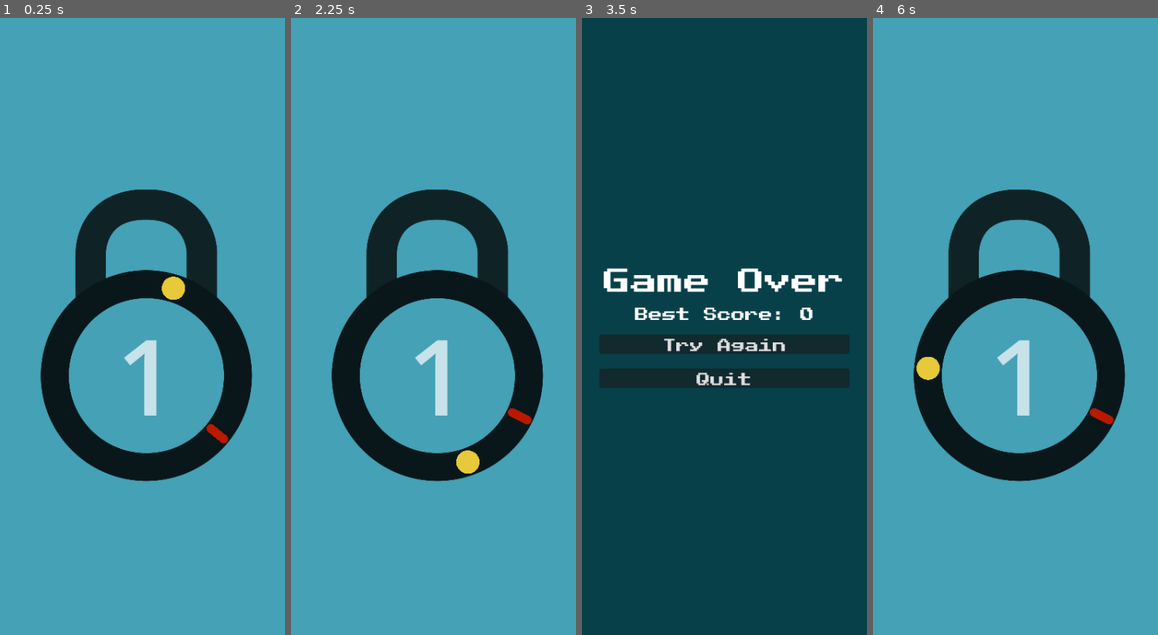
Above: before the commit, frames 1-4 (left to right).
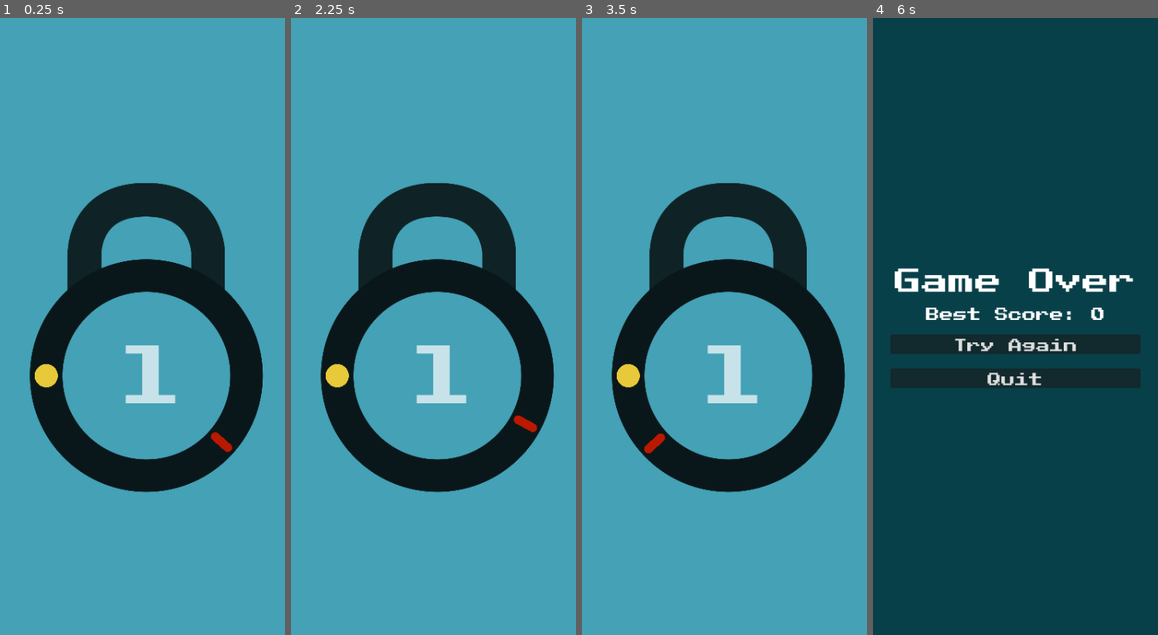
Above: after the commit, the same moments.

Repository: rob-not-bob/lock-breaker
Game: Godot game, scene res://scenes/main.tscn
The game is run twice, just before and just after one commit, with the same random seed, the same clock (stepped at 60 frames per second) and the same inputs.
Inputs (mouse positions are in pixels of both pictures, inside the frame that each line leads up to):
- Up to frame 1 (0.25 s): no input
- Up to frame 2 (2.25 s): move the mouse to (496, 295) at 0.52 s; click (496, 295) at 0.6 s; move the mouse to (376, 357) at 1.27 s; click (376, 357) at 1.35 s; click "Try Again" at 2 s
- Up to frame 3 (3.5 s): move the mouse to (753, 190) at 2.77 s; click (753, 190) at 2.85 s
- Up to frame 4 (6 s): click (1015, 345) at 3.5 s, where only the run before the commit has a clickable "Try Again"; click (1015, 345) at 4.25 s, where only the run after the commit has a clickable "Try Again"; move the mouse to (1001, 449) at 5.02 s; click (1001, 449) at 5.1 s; click (1015, 345) at 5.75 s, where only the run before the commit has a clickable "Try Again"

The runs differ from the first frame. In frame 1, 9.0% of the frame differs, in the area x 10-93%, y 26-77%; in frame 2, 9.0%; in frame 3, 99%; in frame 4, 99%, in the area x 0-100%, y 0-100%.

Commit message:
Added level difficulty

Diff:
--- /dev/null
+++ b/bgm.tscn
@@ -0,0 +1,8 @@
+[gd_scene load_steps=2 format=3 uid="uid://bneiarbw7thba"]
+
+[ext_resource type="AudioStream" uid="uid://b0yd33ru7dgct" path="res://assets/alex-productions-cyberpunk-computer-game-idra(chosic.com).mp3" id="1_yd6o5"]
+
+[node name="BGM" type="AudioStreamPlayer"]
+stream = ExtResource("1_yd6o5")
+volume_db = -28.0
+autoplay = true
--- a/project.godot
+++ b/project.godot
@@ -20,6 +20,7 @@
 _Utils="*res://scripts/Utils.gd"
 SceneSwitcher="*res://scripts/scene_switcher.gd"
 GameSaver="*res://scripts/game_saver.gd"
+Bgm="*res://bgm.tscn"
 
 [display]
 
@@ -38,6 +39,10 @@
 ]
 }
 
+[physics]
+
+common/physics_ticks_per_second=120
+
 [rendering]
 
 renderer/rendering_method="mobile"
--- a/scenes/coin_spawner.gd
+++ b/scenes/coin_spawner.gd
@@ -1,6 +1,6 @@
 extends Node2D
 
-@export var min_coin_spawn_distance = PI / 4;
+@export var min_coin_spawn_distance = PI / 3;
 @onready var coin_scene = preload("res://scenes/coin.tscn");
 
 var _coin_scale: float = 1;
@@ -8,13 +8,14 @@
 	_coin_scale = 1;
 
 var coin = null;
-func spawn_coin(center: Vector2, radius: float, angle: float):
+func spawn_coin(center: Vector2, radius: float, angle: float, spawn_distance_override = null):
 	coin = coin_scene.instantiate();
+	var min_spawn_distance = spawn_distance_override if spawn_distance_override else min_coin_spawn_distance;
 
-	coin.global_position = MyUtils.get_position_about_point(center, radius, -min_coin_spawn_distance);
+	coin.global_position = MyUtils.get_position_about_point(center, radius, -min_spawn_distance);
 	coin.global_position = MyUtils.get_position_about_point(center, radius, randf_range(
-		angle + min_coin_spawn_distance,
-		angle + 2 * PI - min_coin_spawn_distance
+		angle + min_spawn_distance,
+		angle + 2 * PI - min_spawn_distance
 	));
 
 	add_child(coin);
--- a/scenes/game_over_screen.gd
+++ /dev/null
@@ -1,14 +0,0 @@
-extends CanvasLayer
-
-var best_score = 0;
-func _ready():
-	best_score = SceneSwitcher.get_param("best_score", 0);
-	if not best_score:
-		best_score = 0;
-	$VBoxContainer/BestScore.text = "Best Score: " + str(best_score);
-
-func _on_quit_button_up():
-	get_tree().quit();
-
-func _on_try_again_button_up():
-	SceneSwitcher.change_scene("res://scenes/main.tscn", {"difficulty": best_score + 1 });
--- a/scenes/game_over_screen.tscn
+++ /dev/null
@@ -1,60 +0,0 @@
-[gd_scene load_steps=3 format=3 uid="uid://hsk3g3tt86gd"]
-
-[ext_resource type="Script" path="res://scenes/game_over_screen.gd" id="1_lrsry"]
-[ext_resource type="Theme" uid="uid://7ufvk254irrw" path="res://ui_theme.tres" id="2_bnhkj"]
-
-[node name="TryAgain" type="CanvasLayer"]
-script = ExtResource("1_lrsry")
-
-[node name="ColorRect" type="ColorRect" parent="."]
-anchors_preset = 15
-anchor_right = 1.0
-anchor_bottom = 1.0
-offset_right = 3.0
-grow_horizontal = 2
-grow_vertical = 2
-color = Color(0.0313726, 0.25098, 0.290196, 1)
-
-[node name="VBoxContainer" type="VBoxContainer" parent="."]
-anchors_preset = 15
-anchor_right = 1.0
-anchor_bottom = 1.0
-offset_left = 24.0
-offset_top = -1.0
-offset_right = -24.0
-offset_bottom = 1.0
-grow_horizontal = 2
-grow_vertical = 2
-theme_override_constants/separation = 20
-alignment = 1
-metadata/_edit_lock_ = true
-
-[node name="GameOver" type="Label" parent="VBoxContainer"]
-layout_mode = 2
-theme = ExtResource("2_bnhkj")
-theme_override_font_sizes/font_size = 37
-text = "Game Over"
-horizontal_alignment = 1
-vertical_alignment = 1
-autowrap_mode = 2
-
-[node name="BestScore" type="Label" parent="VBoxContainer"]
-layout_mode = 2
-theme = ExtResource("2_bnhkj")
-text = "Best Score: 0"
-horizontal_alignment = 1
-vertical_alignment = 1
-autowrap_mode = 2
-
-[node name="TryAgain" type="Button" parent="VBoxContainer"]
-layout_mode = 2
-theme = ExtResource("2_bnhkj")
-text = "Try Again"
-
-[node name="Quit" type="Button" parent="VBoxContainer"]
-layout_mode = 2
-theme = ExtResource("2_bnhkj")
-text = "Quit"
-
-[connection signal="button_up" from="VBoxContainer/TryAgain" to="." method="_on_try_again_button_up"]
-[connection signal="button_up" from="VBoxContainer/Quit" to="." method="_on_quit_button_up"]
--- a/scenes/lock.gd
+++ b/scenes/lock.gd
@@ -1,15 +1,45 @@
 extends Node2D
 
 signal lock_lost(best_score: int);
-signal lock_won(beaten_lock_difficulty: int);
+signal lock_won(beaten_lock_difficulty: int, new_speed: float);
 
 @onready var bg: Sprite2D = $lock_body/background;
 @onready var fg: Sprite2D = $lock_body/foreground;
 @onready var track: Track = $lock_body/track;
 @onready var countdown: Label = $lock_body/countdown;
 
-@export var lock_difficulty: int = 1;
-var current_difficulty: int = lock_difficulty;
+@export_group("Lock Difficulty")
+@export var lock_difficulty: int = 1:
+	set(difficulty):
+		lock_difficulty = difficulty;
+		current_difficulty = lock_difficulty;
+	get:
+		return lock_difficulty;
+
+@export_group("Lock Speed")
+@export var max_lock_speed: float = 7.0;
+@export var lock_speed: float = 2.0:
+	set(speed):
+		lock_speed = min(speed, max_lock_speed);
+		track.rotation_speed = lock_speed;
+	get:
+		return lock_speed;
+
+@export_group("Coin Spawn Distance")
+@export var first_coin_spawn_distance: float = PI;
+@export var min_coin_spawn_distance: float = PI / 3:
+	set(spawn_distance):
+		min_coin_spawn_distance = spawn_distance;
+		$lock_body/track/coin_spawner.min_coin_spawn_distance = min_coin_spawn_distance;
+	get:
+		return min_coin_spawn_distance;
+
+var current_difficulty: int = lock_difficulty:
+	set(difficulty):
+		current_difficulty = difficulty;
+		countdown.text = str(current_difficulty);
+	get:
+		return current_difficulty;
 
 func lock() -> Signal:
 	$AnimationPlayer.play_backwards("unlock");
@@ -23,11 +53,6 @@
 	$AnimationPlayer.play("fail");
 	return $AnimationPlayer.animation_finished;
 
-func set_lock_difficulty(difficulty: int) -> void:
-	lock_difficulty = difficulty;
-	_set_difficulty(difficulty);
-
-
 func _ready():
 	var bgWidth = bg.texture.get_width() * bg.scale.x;
 	var fgWidth = fg.texture.get_width() * fg.scale.x;
@@ -37,33 +62,33 @@
 	var radius = fgWidth / 2 + trackWidth / 2;
 
 	track.initialize(center, radius, trackWidth);
-	track.create_coin();
-
-func _set_difficulty(difficulty: int):
-	current_difficulty = difficulty;
-	countdown.text = str(current_difficulty);
+	track.create_coin(first_coin_spawn_distance);
 
 func _on_coin_collected():
 	if current_difficulty <= 0:
 		return;
-	_set_difficulty(current_difficulty - 1);
+	current_difficulty -= 1;
 
 	if current_difficulty == 0:
 		_on_win();
 	else:
-		$lock_body/track.create_coin();
+		track.create_coin();
 
 func _on_win():
-	var old_direction = $lock_body/track.direction;
-	$lock_body/track.direction = 0;
-	lock_won.emit(lock_difficulty);
+	var old_direction = track.direction;
+	track.direction = 0;
 
 	await unlock();
 	await lock();
 
-	set_lock_difficulty(lock_difficulty + 1);
-	$lock_body/track.create_coin();
-	$lock_body/track.direction = old_direction;
+	lock_difficulty += 1;
+	if lock_difficulty % 3 == 0:
+		lock_speed += 0.125;
+
+	lock_won.emit(lock_difficulty, lock_speed);
+
+	track.create_coin(first_coin_spawn_distance);
+	track.direction = old_direction;
 
 func _on_lose():
 	await lose();
--- a/scenes/lock.tscn
+++ b/scenes/lock.tscn
@@ -7,6 +7,7 @@
 [ext_resource type="PackedScene" uid="uid://bpy1hd0buwsk4" path="res://scenes/track.tscn" id="4_mem34"]
 [ext_resource type="AudioStream" uid="uid://lfiu78bu6l4l" path="res://assets/unlock.mp3" id="4_r64xg"]
 [ext_resource type="Texture2D" uid="uid://rlt4uisyrxs" path="res://assets/lock_body_bw.png" id="5_rqpu6"]
+[ext_resource type="Theme" uid="uid://7ufvk254irrw" path="res://ui_theme.tres" id="6_bq63j"]
 
 [sub_resource type="Animation" id="Animation_tvi3e"]
 length = 0.001
@@ -96,7 +97,7 @@
 "times": PackedFloat32Array(0, 0.1, 0.3, 0.5),
 "transitions": PackedFloat32Array(1, 1, 1, 1),
 "update": 0,
-"values": [Vector2(0, 0), Vector2(6, 0), Vector2(-6, 0), Vector2(0, 0)]
+"values": [Vector2(0, 0), Vector2(8, 0), Vector2(-8, 0), Vector2(0, 0)]
 }
 
 [sub_resource type="Animation" id="Animation_h8shh"]
@@ -139,7 +140,7 @@
 "times": PackedFloat32Array(0, 0.2, 0.4, 1),
 "transitions": PackedFloat32Array(1, 1, 1, 1),
 "update": 0,
-"values": [Vector2(196, 306), Vector2(196, 316), Vector2(196, 306), Vector2(261, 271)]
+"values": [Vector2(196, 285), Vector2(196, 304), Vector2(196, 285), Vector2(284, 248)]
 }
 tracks/2/type = "value"
 tracks/2/imported = false
@@ -204,7 +205,7 @@
 [node name="shackle" type="Sprite2D" parent="."]
 modulate = Color(0.0392157, 0.0901961, 0.0980392, 1)
 position = Vector2(196, 306)
-scale = Vector2(0.333, 0.333)
+scale = Vector2(0.37, 0.37)
 texture = ExtResource("2_elh8l")
 
 [node name="pixel_shackle" type="Sprite2D" parent="."]
@@ -219,13 +220,13 @@
 [node name="background" type="Sprite2D" parent="lock_body"]
 modulate = Color(0.0392157, 0.0901961, 0.101961, 1)
 position = Vector2(196, 483)
-scale = Vector2(0.453, 0.453)
+scale = Vector2(0.5, 0.5)
 texture = ExtResource("1_c5fog")
 
 [node name="foreground" type="Sprite2D" parent="lock_body"]
 modulate = Color(0.266667, 0.631373, 0.713726, 1)
 position = Vector2(196, 483)
-scale = Vector2(0.333, 0.333)
+scale = Vector2(0.36, 0.36)
 texture = ExtResource("1_c5fog")
 
 [node name="pixel_lock_body" type="Sprite2D" parent="lock_body"]
@@ -237,15 +238,14 @@
 texture = ExtResource("5_rqpu6")
 
 [node name="countdown" type="Label" parent="lock_body"]
-offset_left = 154.0
-offset_top = 380.0
-offset_right = 237.0
-offset_bottom = 583.0
-grow_horizontal = 2
-grow_vertical = 2
+offset_left = 111.0
+offset_top = 374.0
+offset_right = 293.0
+offset_bottom = 577.0
+theme = ExtResource("6_bq63j")
 theme_override_colors/font_color = Color(1, 1, 1, 0.698039)
-theme_override_font_sizes/font_size = 146
-text = "0"
+theme_override_font_sizes/font_size = 91
+text = "20"
 horizontal_alignment = 1
 vertical_alignment = 1
 
--- a/scenes/main.gd
+++ b/scenes/main.gd
@@ -1,26 +1,34 @@
 extends SubViewport
 
-var level_difficulty: int = 1;
 var lock_difficulty: int = 1;
+var current_speed: float = 3.0;
 
 func show_game_over_screen(best_score: int):
-	SceneSwitcher.change_scene("res://scenes/game_over_screen.tscn",
+	SceneSwitcher.change_scene("res://scenes/screens/game_over_screen.tscn",
 		{ "best_score": best_score }
 	);
 
 func load_game():
-	var game_state = GameSaver.load_game();
-	if game_state.has("current_difficulty"):
-		level_difficulty = GameSaver.game_state.current_difficulty;
+	var use_game_data = SceneSwitcher.get_param("use_game_data", false);
 
-	lock_difficulty = level_difficulty;
-	$lock.set_lock_difficulty(lock_difficulty);
+	if use_game_data:
+		var game_state = GameSaver.load_game();
+		if game_state.has("lock_difficulty"):
+			lock_difficulty = GameSaver.game_state.lock_difficulty;
+		if game_state.has("current_speed"):
+			current_speed = GameSaver.game_state.current_speed;
+
+	$lock.lock_difficulty = lock_difficulty;
+	$lock.lock_speed = current_speed;
 
 func _ready():
 	load_game();
 
-func _on_lock_beat(lock_difficulty: int):
-	GameSaver.game_state = {"current_difficulty": lock_difficulty + 1};
+func _on_lock_beat(new_lock_difficulty: int, new_speed: float):
+	GameSaver.game_state = {
+		"lock_difficulty": new_lock_difficulty,
+		"current_speed": new_speed,
+	};
 	GameSaver.save_game();
 
 func _on_lose(best_score: int):
--- /dev/null
+++ b/scenes/screens/game_over_screen.gd
@@ -0,0 +1,14 @@
+extends CanvasLayer
+
+var best_score = 0;
+func _ready():
+	best_score = SceneSwitcher.get_param("best_score", 0);
+	if not best_score:
+		best_score = 0;
+	$VBoxContainer/BestScore.text = "Best Score: " + str(best_score);
+
+func _on_quit_button_up():
+	get_tree().quit();
+
+func _on_try_again_button_up():
+	SceneSwitcher.change_scene("res://scenes/main.tscn", {"use_game_data": true });
--- /dev/null
+++ b/scenes/screens/game_over_screen.tscn
@@ -0,0 +1,60 @@
+[gd_scene load_steps=3 format=3 uid="uid://bdhrkiy3lgcxv"]
+
+[ext_resource type="Script" path="res://scenes/screens/game_over_screen.gd" id="1_lrsry"]
+[ext_resource type="Theme" uid="uid://7ufvk254irrw" path="res://ui_theme.tres" id="2_bnhkj"]
+
+[node name="TryAgain" type="CanvasLayer"]
+script = ExtResource("1_lrsry")
+
+[node name="ColorRect" type="ColorRect" parent="."]
+anchors_preset = 15
+anchor_right = 1.0
+anchor_bottom = 1.0
+offset_right = 3.0
+grow_horizontal = 2
+grow_vertical = 2
+color = Color(0.0313726, 0.25098, 0.290196, 1)
+
+[node name="VBoxContainer" type="VBoxContainer" parent="."]
+anchors_preset = 15
+anchor_right = 1.0
+anchor_bottom = 1.0
+offset_left = 24.0
+offset_top = -1.0
+offset_right = -24.0
+offset_bottom = 1.0
+grow_horizontal = 2
+grow_vertical = 2
+theme_override_constants/separation = 20
+alignment = 1
+metadata/_edit_lock_ = true
+
+[node name="GameOver" type="Label" parent="VBoxContainer"]
+layout_mode = 2
+theme = ExtResource("2_bnhkj")
+theme_override_font_sizes/font_size = 37
+text = "Game Over"
+horizontal_alignment = 1
+vertical_alignment = 1
+autowrap_mode = 2
+
+[node name="BestScore" type="Label" parent="VBoxContainer"]
+layout_mode = 2
+theme = ExtResource("2_bnhkj")
+text = "Best Score: 0"
+horizontal_alignment = 1
+vertical_alignment = 1
+autowrap_mode = 2
+
+[node name="TryAgain" type="Button" parent="VBoxContainer"]
+layout_mode = 2
+theme = ExtResource("2_bnhkj")
+text = "Try Again"
+
+[node name="Quit" type="Button" parent="VBoxContainer"]
+layout_mode = 2
+theme = ExtResource("2_bnhkj")
+text = "Quit"
+
+[connection signal="button_up" from="VBoxContainer/TryAgain" to="." method="_on_try_again_button_up"]
+[connection signal="button_up" from="VBoxContainer/Quit" to="." method="_on_quit_button_up"]
--- /dev/null
+++ b/scenes/screens/start_screen.tscn
@@ -0,0 +1,53 @@
+[gd_scene load_steps=3 format=3 uid="uid://c0g4kiq87bjnv"]
+
+[ext_resource type="Script" path="res://scenes/screens/start_screen.gd" id="1_osqaq"]
+[ext_resource type="Theme" uid="uid://7ufvk254irrw" path="res://ui_theme.tres" id="2_j0f74"]
+
+[node name="StartScreen" type="CanvasLayer"]
+script = ExtResource("1_osqaq")
+
+[node name="ColorRect" type="ColorRect" parent="."]
+anchors_preset = 15
+anchor_right = 1.0
+anchor_bottom = 1.0
+offset_right = -1.0
+grow_horizontal = 2
+grow_vertical = 2
+color = Color(0.266667, 0.631373, 0.713726, 1)
+
+[node name="VBoxContainer" type="VBoxContainer" parent="."]
+anchors_preset = 15
+anchor_right = 1.0
+anchor_bottom = 1.0
+offset_left = 24.0
+offset_top = -1.0
+offset_right = -24.0
+offset_bottom = 1.0
+grow_horizontal = 2
+grow_vertical = 2
+theme_override_constants/separation = 20
+alignment = 1
+metadata/_edit_lock_ = true
+
+[node name="PopTheLock" type="Label" parent="VBoxContainer"]
+layout_mode = 2
+theme = ExtResource("2_j0f74")
+theme_override_font_sizes/font_size = 43
+text = "Pop The Lock
+"
+horizontal_alignment = 1
+vertical_alignment = 1
+autowrap_mode = 2
+
+[node name="Start" type="Button" parent="VBoxContainer"]
+layout_mode = 2
+theme = ExtResource("2_j0f74")
+text = "Start"
+
+[node name="Quit" type="Button" parent="VBoxContainer"]
+layout_mode = 2
+theme = ExtResource("2_j0f74")
+text = "Quit"
+
+[connection signal="button_up" from="VBoxContainer/Start" to="." method="_on_start_button_up"]
+[connection signal="button_up" from="VBoxContainer/Quit" to="." method="_on_quit_button_up"]
--- a/scenes/start_screen.tscn
+++ b/scenes/start_screen.tscn
@@ -1,6 +1,6 @@
-[gd_scene load_steps=3 format=3 uid="uid://cmrp4252k18ql"]
+[gd_scene load_steps=3 format=3 uid="uid://dcty45r0w2p3s"]
 
-[ext_resource type="Script" path="res://scenes/start_screen.gd" id="1_osqaq"]
+[ext_resource type="Script" path="res://scenes/screens/start_screen.gd" id="1_osqaq"]
 [ext_resource type="Theme" uid="uid://7ufvk254irrw" path="res://ui_theme.tres" id="2_j0f74"]
 
 [node name="StartScreen" type="CanvasLayer"]
--- a/scenes/track.gd
+++ b/scenes/track.gd
@@ -33,15 +33,17 @@
 
 var current_angle: float = 0;
 var direction = 1;
-func _process(delta):
-	if Input.is_action_just_pressed("invert"):
-		invert_direction();
 
+func _physics_process(delta):
 	current_angle += rotation_speed * direction * delta;
 	$indicator.position = MyUtils.get_position_about_point(_center, _radius, current_angle);
 	$indicator.rotation = current_angle;
 
+func _process(_delta):
+	if Input.is_action_just_pressed("invert"):
+		invert_direction();
+
 var coin: Coin;
-func create_coin():
-	coin = $coin_spawner.spawn_coin(_center, _radius, current_angle);
+func create_coin(spawn_distance_override = null):
+	coin = $coin_spawner.spawn_coin(_center, _radius, current_angle, spawn_distance_override);
 	coin.connect("coin_missed", lose)
--- a/scenes/track.tscn
+++ b/scenes/track.tscn
@@ -22,6 +22,6 @@
 scale = Vector2(0.333, 0.333)
 texture = ExtResource("1_gd7vg")
 
-[node name="CollisionShape2D" type="CollisionShape2D" parent="indicator"]
+[node name="CollisionShape2D2" type="CollisionShape2D" parent="indicator"]
 rotation = -1.5708
 shape = SubResource("CapsuleShape2D_l2j7e")
--- a/scripts/game_saver.gd
+++ b/scripts/game_saver.gd
@@ -2,21 +2,20 @@
 
 var game_state = {};
 
-const _save_file = "user://savegame.save";
+const _save_file_location = "user://savegame.save";
 
 func save_game():
-	var save_game = FileAccess.open(_save_file, FileAccess.WRITE);
+	var save_file = FileAccess.open(_save_file_location, FileAccess.WRITE);
 	var game_state_string = JSON.stringify(game_state);
-	save_game.store_string(game_state_string);
-	printt("save_game", game_state_string);
+	save_file.store_string(game_state_string);
 
 func load_game():
-	if not FileAccess.file_exists(_save_file):
+	if not FileAccess.file_exists(_save_file_location):
 		print_debug("No save file")
 		return {};
 
-	var load_game = FileAccess.open(_save_file, FileAccess.READ);
-	var game_state_json_string = load_game.get_as_text();
+	var save_file = FileAccess.open(_save_file_location, FileAccess.READ);
+	var game_state_json_string = save_file.get_as_text();
 
 	var saved_game_state = JSON.parse_string(game_state_json_string);
 	if not saved_game_state:
Not shown, added: assets/alex-productions-cyberpunk-computer-game-idra(chosic.com).mp3.import
Not shown, changed: export_presets.cfg
Not shown: 1 places in scenes/lock.tscn that only renumber resources
Renamed: scenes/start_screen.gd -> scenes/screens/start_screen.gd
Not shown, added: assets/alex-productions-cyberpunk-computer-game-idra(chosic.com).mp3
